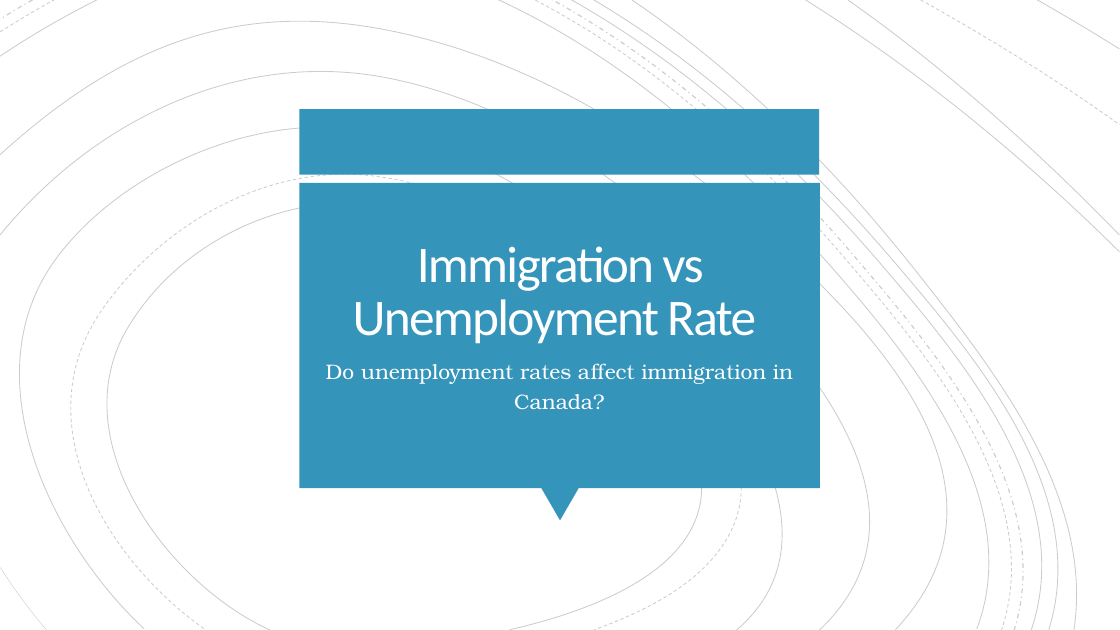
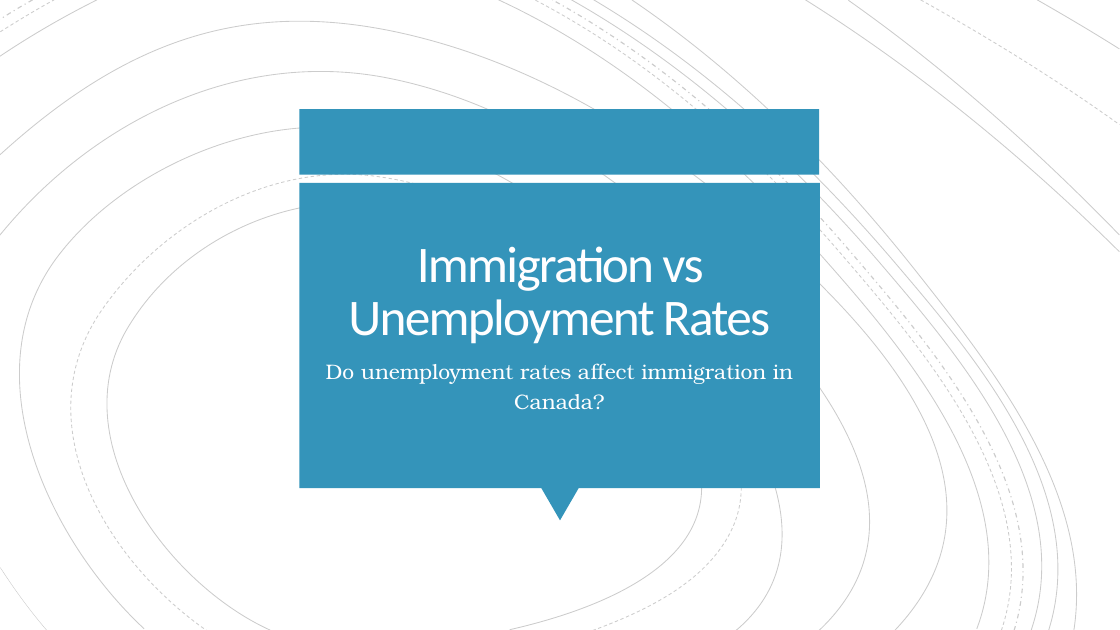
Before and after one commit to Cadeem-M/Project-1-Unemployment, a slide deck: slide 7 of Unemployment Analysis Presentation - Group 2.pptx. Drawn at 1120x630 pixels with LibreOffice and Linux fonts; fonts in the diff are those of the drawing. Boxes give left, top, right and bottom in pixels: in the first picture for what was removed or moved away, otherwise in the second. Text is boxed around its words. In the diff, an @@ line names an element or a change of style, - is before the commit and + after.

```diff
--- a/Unemployment Analysis Presentation - Group 2.pptx
+++ b/Unemployment Analysis Presentation - Group 2.pptx
@@ title at box(348, 246, 770, 344): text changed @@
-Immigration vs Unemployment Rate
+Immigration vs Unemployment Rates
```
Also in this commit, not shown: 10 other slides changed, 4 slides added, 1 slide removed, 7 other files.
